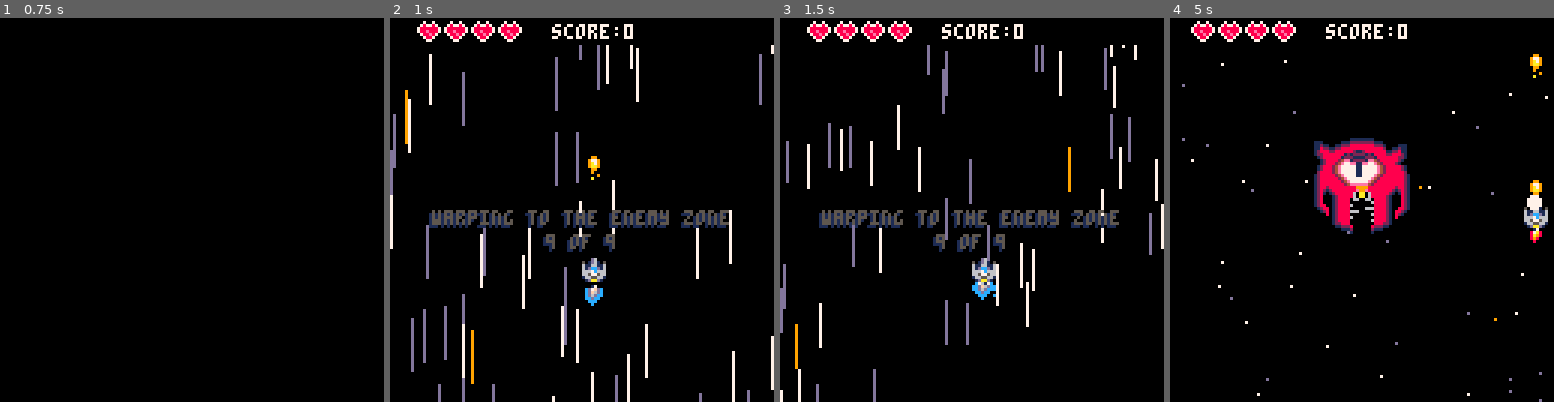
Above: before the commit, frames 1-4 (left to right).
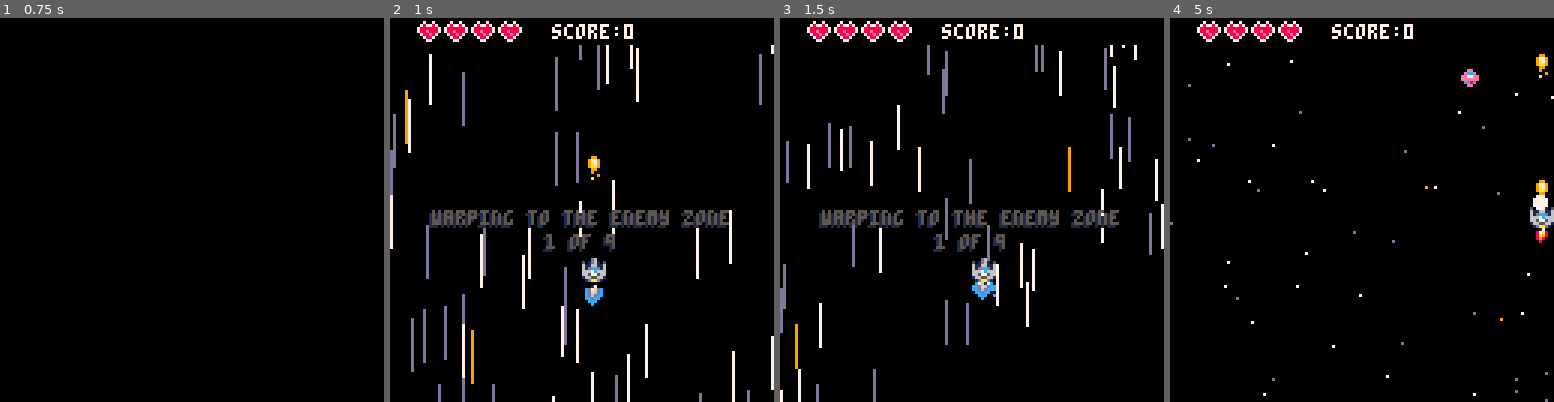
Above: after the commit, the same moments.

Repository: eduszesz/shmup
Game: PICO-8 cartridge myshmup.p8
The game is run twice, just before and just after one commit, with the same random seed, the same clock (stepped at 60 frames per second) and the same inputs.
Inputs:
- Up to frame 1 (0.75 s): tap X (X key) at 0.33 s; tap O (Z key) at 0.7 s
- Up to frame 2 (1 s): no input
- Up to frame 3 (1.5 s): tap X (X key) at 1.07 s
- Up to frame 4 (5 s): hold Right 1.6-2.1 s; tap O (Z key) every 0.4 s from 1.7 to 4.9 s; tap X (X key) at 1.85, 2.97, 4.08 s; hold Up 2.15-2.42 s; hold Right 2.47-3.03 s; hold Left 3.08-3.58 s; hold Down 3.63-3.97 s; hold Right 4.02-4.68 s; hold Up from 4.73 s (still down)

Frame 1 is identical in both runs. In frame 2, less than 0.1% of the frame differs, in the area x 39-43%, y 56-61%; in frame 3, less than 0.1%; in frame 4, 7.5%, in the area x 0-100%, y 0-100%.

Commit message:
sfx and boss fight

Diff:
--- a/myshmup.p8
+++ b/myshmup.p8
@@ -9,7 +9,7 @@
 	wtimer=90 --wave timer
 	dtimer=60 --ship death timer
 	bdtimer=150 --boss death timer
-	cwave=9
+	cwave=1
 	lwave=9
 	debug=""
 	state="start"
@@ -109,6 +109,7 @@
 		dtimer-=1
 		if dtimer<=0 then
 			dtimer=60
+			sfx(6)
 			fadeout()
 			state="over"
 		end
@@ -179,6 +180,7 @@
 
 
 	if btnp(5) then
+		sfx(9)
 		fadeout()
 		bullets={}
 		state="wave"
@@ -229,11 +231,10 @@
 	end
 	drstars()
 	drlogo()
-	--cprint("bullet barrage",64,36,11)
 	cprint("press x/❎ to start",63,104,1)
 	cprint("press x/❎ to start",63,105,1)
 	cprint("press x/❎ to start",64,104,cl)
-	print("v0.49",100,120,1)
+	print("v0.50",100,120,1)
 end
 
 function draw_game()
@@ -410,7 +411,8 @@
 		if e.md=="fly" then
 			e.y+=(e.tgy-e.y)/4
 			if e.typ==64 then
-				shake=10
+				shake=20
+				sfx(10)
 				if abs(e.y-e.tgy)<1 then
 					e.y=e.tgy
 					e.md="atk"
@@ -542,8 +544,11 @@
 				end
 				e.x+=e.sx
 				e.y+=e.sy
-				if t%5==0 then
-					ene_fire(e,1,2)
+				if t%20==0 then
+					local spc=0.25/2
+					for i=0,2 do
+						ene_fire(e,0.375+spc*i,-3)
+					end
 				end
 			end
 
@@ -697,6 +702,9 @@
 					fracture(ex,ey+y/2,e.typ)
 					explode(ex+x,ey+y,2,10*e.wd)
 					del(bullets,b)
+					if e.typ==64 then
+						score+=1
+					end
 					if e.h<1 and e.typ<64 then
 						explode(ex,ey+y,1,20*e.wd)
 						sfx(3)
@@ -1001,7 +1009,7 @@
 		e.wd=4
 		e.ht=4
 		e.ani=12
-		e.h=60
+		e.h=100
 		e.sy=0.25
 		e.sx=0.25
 		e.tgy=40
@@ -1111,12 +1119,14 @@
 	if state!="bdied" then
 		local o=_obj
 		local sp=34
+		local sd=5
 		if _ang==nil then _ang=1 end
 		if _spd==nil then _spd=2 end
 		if o.typ==22 or o.bmd=="atk4" then
 			sp=36
 			_ang=0.25
 			_spd=6
+			sd=8
 			if o.x<ship.x then
 				_ang=0.75
 			end
@@ -1136,7 +1146,7 @@
 									sy=sy,
 									box={x1=2,y1=2,x2=6,y2=6}}
 		add(e_bullets,eb)
-		sfx(5)
+		sfx(sd)
 	end
 end
 
@@ -1563,17 +1573,17 @@
 00000000011122222222111000000111000000000111222222221110000001111110000001112222222211100000000011100000011122222222111000000000
 01110000122288888888222110011211011100001222888888882221100112111121100112228888888822210000111011211001122288888888222100001110
 01121100288888888888888221122811011211002888888888888882211228111182211228888888888888820011211011822112288888888888888200112110
-01182211888888821128888882288821011822118888882112888888822888211288822888888211288888881122811012888228888888211288888811228110
-01288822888812122221218888888221012888228881212222121888888882211228888888121222212188882288821012288888888121222212188822888210
-01228888888122211112221888888210012288888812221111222188888882100128888881222111122218888888221001288888881222111122218888882210
-001288888824ee122221ee428888210000128888824ee122221ee428888821000012888824ee122221ee42888888210000128888824ee122221ee42888882100
-00012888824e77ee11ee77e4288821000001288824e77ee11ee77e4288882100001288824e77ee11ee77e428888210000012888824e77ee11ee77e4288821000
-0128888824e777771177777e42888210000128884e777771177777e42888821001288824e777771177777e4288888210012888824e777771177777e488821000
-0128888824e777771177777e42888210012888824e777771177777e42888821001288824e777771177777e4288888210012888824e777771177777e428888210
-0288888824e777771177777e42888820028888824e777771177777e42888882002888824e777771177777e4288888820028888824e777771177777e428888820
-12888888824e7777117777e4288888211288888824e7777117777e4288888821128888824e7777117777e428888888211288888824e7777117777e4288888821
-128888888824e77777777e428888882112888888824e77777777e428888888211288888824e77777777e42888888882112888888824e77777777e42888888821
-1288888888824e777777e42888888821128888888824e777777e42888888882112888888824e777777e4288888888821128888888824e777777e428888888821
+01182211888888821128888882288821011822118888882112888888822888211288822888888211288888881122811012888228888888888888888811228110
+01288822888812122221218888888221012888228881212222121888888882211228888888121222212188882288821012288888248888888888888422888210
+012288888881222111122218888882100122888888122211112221888888821001288888812221111222188888882210012888884e8888211288888e88882210
+001288888824ee122221ee428888210000128888824ee122221ee428888821000012888824ee122221ee42888888210000128888888121222212188888882100
+00012888824e77ee11ee77e4288821000001288824e77ee11ee77e4288882100001288824e77ee11ee77e42888821000001288884e122211112221e488821000
+0128888824e777771177777e42888210000128884e777771177777e42888821001288824e777771177777e428888821001288882e22211222211222e88821000
+0128888824e777771177777e42888210012888824e777771177777e42888821001288824e777771177777e428888821001288882e22211111111222e28888210
+0288888824e777771177777e42888820028888824e777771177777e42888882002888824e777771177777e4288888820028888824e212222222212e428888820
+12888888824e7777117777e4288888211288888824e7777117777e4288888821128888824e7777117777e428888888211288888824e2122222212e4288888821
+128888888824e77777777e428888882112888888824e77777777e428888888211288888824e77777777e42888888882112888888824e21111112e42888888821
+1288888888824e777777e42888888821128888888824e777777e42888888882112888888824e777777e4288888888821128888888824e222222e428888888821
 12888888888824eeeeee4288888888211288888888824eeeeee4288888888821128888888824eeeeee428888888888211288888888824eeeeee4288888888821
 1288288888888899998888888882882112888222888824eeee428888888888211288288888888899998888888882882112888888888824eeee42888822288821
 12821288888888e99e888888882128211288211128888899998888882228882112821288888888e99e8888888821282112888222888888999988888211128821
Not shown, changed: the sound effects (__sfx__) section of myshmup.p8
